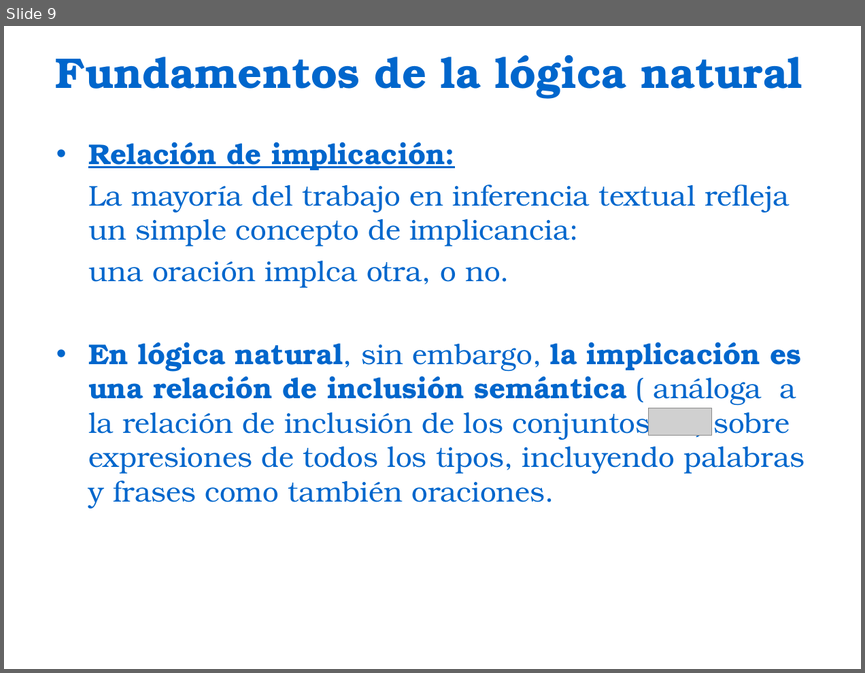
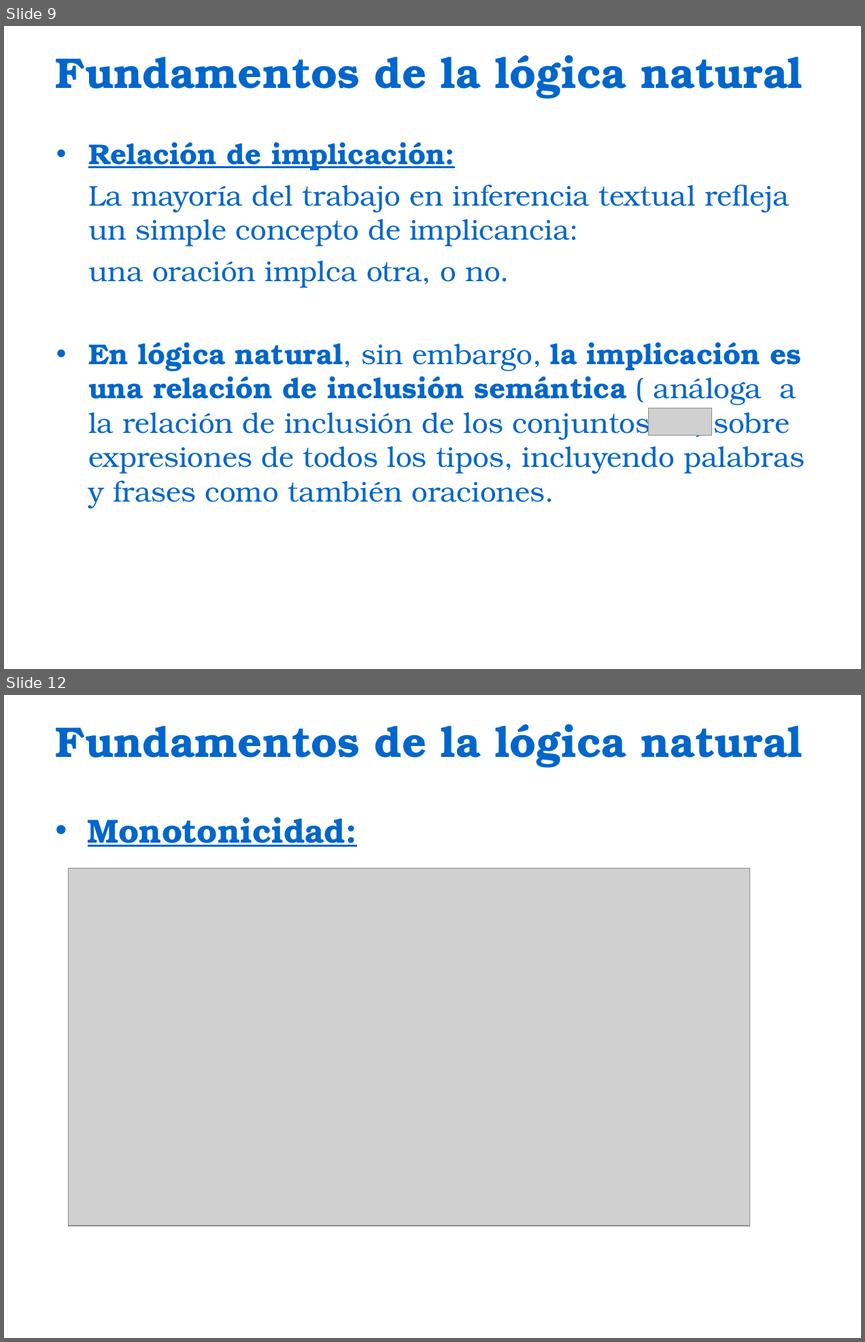
Before and after one commit to bestiapop/tangerine, a slide deck: Natural Logic for Textual Inference.ppt. Shown one above the other, each under a label of ours: slide 9 before the commit, slides 9 and 12 after it; the slides between them are not shown. The pictures are 865x673 and 865x1342 pixels, drawn with LibreOffice and Linux fonts; fonts in the diff are those of the drawing; grey boxes stand for pictures; background and template pictures are left out. Boxes give left, top, right and bottom in pixels: in the first picture for what was removed or moved away, otherwise in the second. Text is boxed around its words. In the diff, an @@ line names an element or a change of style, - is before the commit and + after.

```diff
--- a/Natural Logic for Textual Inference.ppt
+++ b/Natural Logic for Textual Inference.ppt
@@ slide 12 added at [4,695,861,1338], background picture (left out) @@
@@ title added at [55,724,802,768], 36 pt, text #0066CC, bold @@
+Fundamentos de la lógica natural
@@ text added at [88,817,357,847], 28 pt, text #0066CC, bold, underline @@
+• Monotonicidad:
@@ picture added at [68,868,749,1225] @@
```
Also in this commit, not shown: 3 slides changed, 8 other slides added, 2 slides removed.
